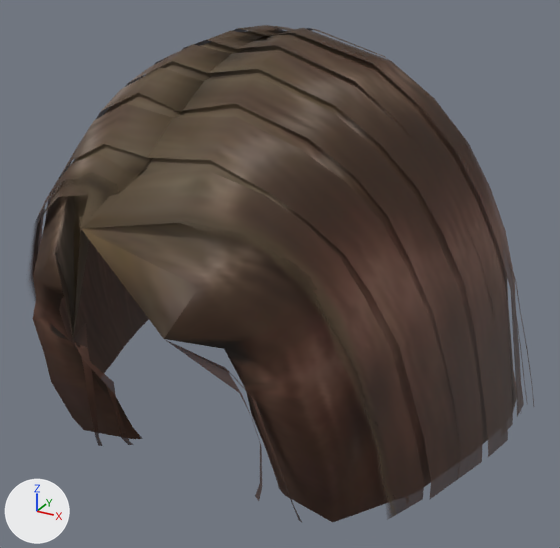
The glTF model web/public/models/hair/short-african.glb as it was, and as the next commit left it.
Camera for both pictures: a 50 mm camera at (0.192, -0.374, 1.752) aimed at (0.008, -0.04, 1.585). Arrows for +X, +Y and +Z are at lower left; the lights stay in place. The older version comes first. Vertices at exactly the same position are counted once.

Names of what the first picture shows: 'hair_short'.
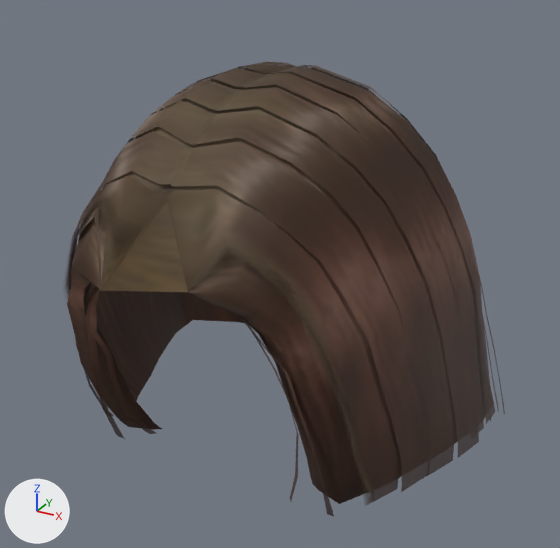
Commit message: Fix jagged hairline gap on asian/african hair

Patch to the scene script:
```diff
--- a/web/public/models/hair/short-african.glb.py
+++ b/web/public/models/hair/short-african.glb.py
@@ me_long01_003 @@
 # used by ob_hair_short; location = (0.0, 0.0, 0.0)
-me_long01_003.from_pydata(...)  # 957 vertices, 1164 faces; spans x -0.136..0.137, y -0.154..0.081, z 1.501..1.71
+me_long01_003.from_pydata(...)  # 1012 vertices, 1236 faces; spans x -0.12..0.121, y -0.136..0.081, z 1.489..1.692
+# me_long01_003 part 1: the loose piece of 461 vertices spanning x -0.128..0.128, y -0.154..0.081, z 1.501..1.708 is rebuilt with 482 vertices and now spans x -0.112..0.112, y -0.136..0.081, z 1.489..1.69
+# me_long01_003 part 2: the loose piece of 52 vertices spanning x -0.115..0.119, y -0.017..0.062, z 1.501..1.709 is rebuilt with 54 vertices and now spans x -0.108..0.11, y -0.019..0.063, z 1.489..1.692
+# me_long01_003 part 3: the loose piece of 50 vertices spanning x -0.126..0.132, y -0.089..-0.007, z 1.501..1.705 is rebuilt with 52 vertices and now spans x -0.108..0.115, y -0.083..0.003, z 1.489..1.688
+# me_long01_003 part 4: the loose piece of 50 vertices spanning x -0.129..0.131, y -0.065..0.011, z 1.501..1.709 is rebuilt with 54 vertices and now spans x -0.113..0.114, y -0.063..0.019, z 1.489..1.691
+# me_long01_003 part 5: the loose piece of 50 vertices spanning x -0.13..0.131, y -0.04..0.038, z 1.501..1.71 is rebuilt with 54 vertices and now spans x -0.115..0.116, y -0.04..0.041, z 1.489..1.692
+# me_long01_003 part 6: the loose piece of 50 vertices spanning x -0.132..0.137, y -0.033..0.031, z 1.501..1.708 is rebuilt with 54 vertices and now spans x -0.116..0.121, y -0.033..0.034, z 1.489..1.69
+# me_long01_003 part 7: the loose piece of 50 vertices spanning x -0.136..0.133, y -0.025..0.036, z 1.501..1.708 is rebuilt with 54 vertices and now spans x -0.119..0.117, y -0.026..0.04, z 1.489..1.69
+# me_long01_003 part 8: the loose piece of 50 vertices spanning x -0.087..0.087, y 0.0..0.07, z 1.501..1.704 is rebuilt with 54 vertices and now spans x -0.081..0.082, y 0.0..0.071, z 1.489..1.688
+# me_long01_003 part 9: the loose piece of 50 vertices spanning x -0.136..0.132, y -0.042..0.025, z 1.501..1.708 is rebuilt with 54 vertices and now spans x -0.12..0.116, y -0.041..0.029, z 1.489..1.69
+# me_long01_003 part 10: the loose piece of 48 vertices spanning x -0.123..0.125, y -0.112..-0.034, z 1.501..1.697 is rebuilt with 50 vertices and now spans x -0.106..0.108, y -0.103..-0.02, z 1.489..1.682
+# me_long01_003 part 11: the loose piece of 46 vertices spanning x -0.117..0.119, y -0.133..-0.052, z 1.501..1.685 is rebuilt with 50 vertices and now spans x -0.1..0.102, y -0.123..-0.04, z 1.489..1.671
 me_long01_003.materials.append(mat_human_long01)
```

Boxes (x1, y1, x2, y2) around the edits, measured in the pictures (560 x 548 px):
'hair_short', reshaped (13% narrower, 8% shorter): before (30, 25, 534, 522); after (66, 62, 505, 517)
part 1 of me_long01_003, rebuilt (14% narrower, 8% shorter): before (30, 31, 517, 522); after (66, 66, 485, 517)
part 2 of me_long01_003, rebuilt (mostly hidden): before (267, 25, 389, 60); after (243, 62, 444, 171)
part 3 of me_long01_003, rebuilt (10% narrower, 8% shorter): before (125, 44, 508, 457); after (136, 80, 479, 458)
part 4 of me_long01_003, rebuilt (14% narrower, 8% shorter): before (154, 31, 513, 430); after (175, 68, 484, 433)
part 5 of me_long01_003, rebuilt (13% narrower, 7% shorter): before (182, 25, 524, 416); after (197, 62, 495, 424)
part 6 of me_long01_003, rebuilt (18% narrower, 9% shorter): before (246, 31, 534, 406); after (270, 73, 505, 414)
part 7 of me_long01_003, rebuilt (8% narrower, 8% shorter): before (290, 33, 528, 404); after (281, 72, 499, 412)
part 8 of me_long01_003, rebuilt (not visible before): after (311, 68, 370, 91)
part 9 of me_long01_003, rebuilt (12% narrower): before (200, 41, 521, 404); after (209, 79, 491, 421)
part 10 of me_long01_003, rebuilt (14% narrower, 9% shorter): before (74, 68, 483, 480); after (102, 101, 454, 476)
part 11 of me_long01_003, rebuilt (15% narrower, 9% shorter): before (45, 104, 461, 499); after (79, 131, 432, 492)
